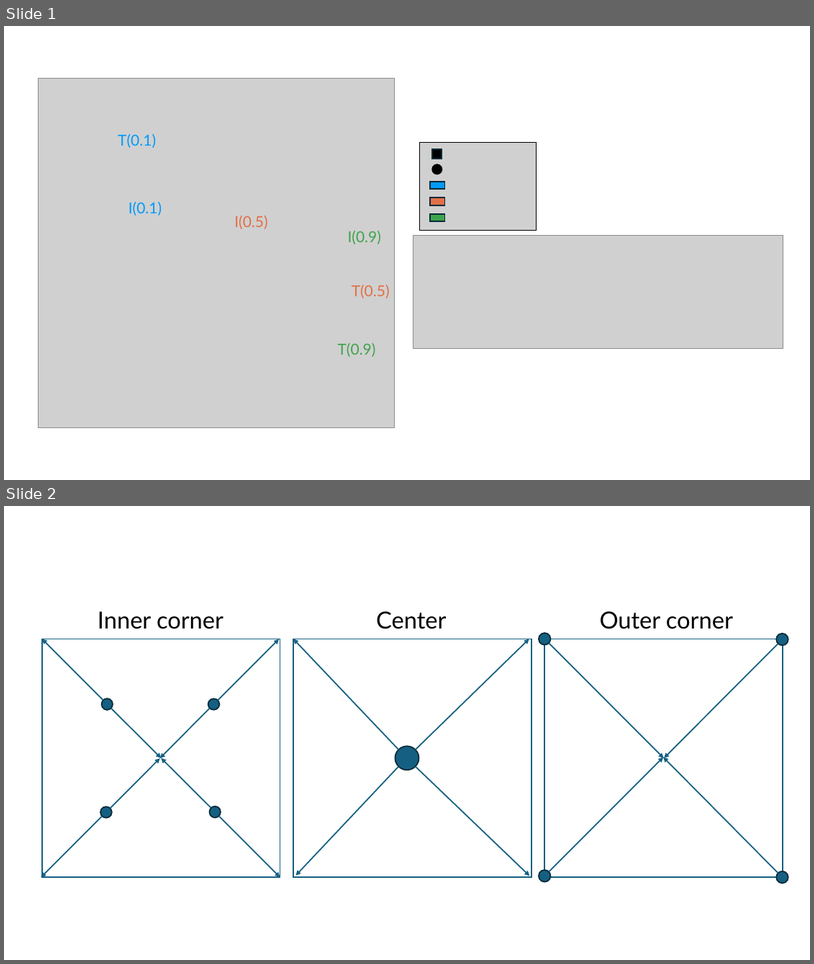
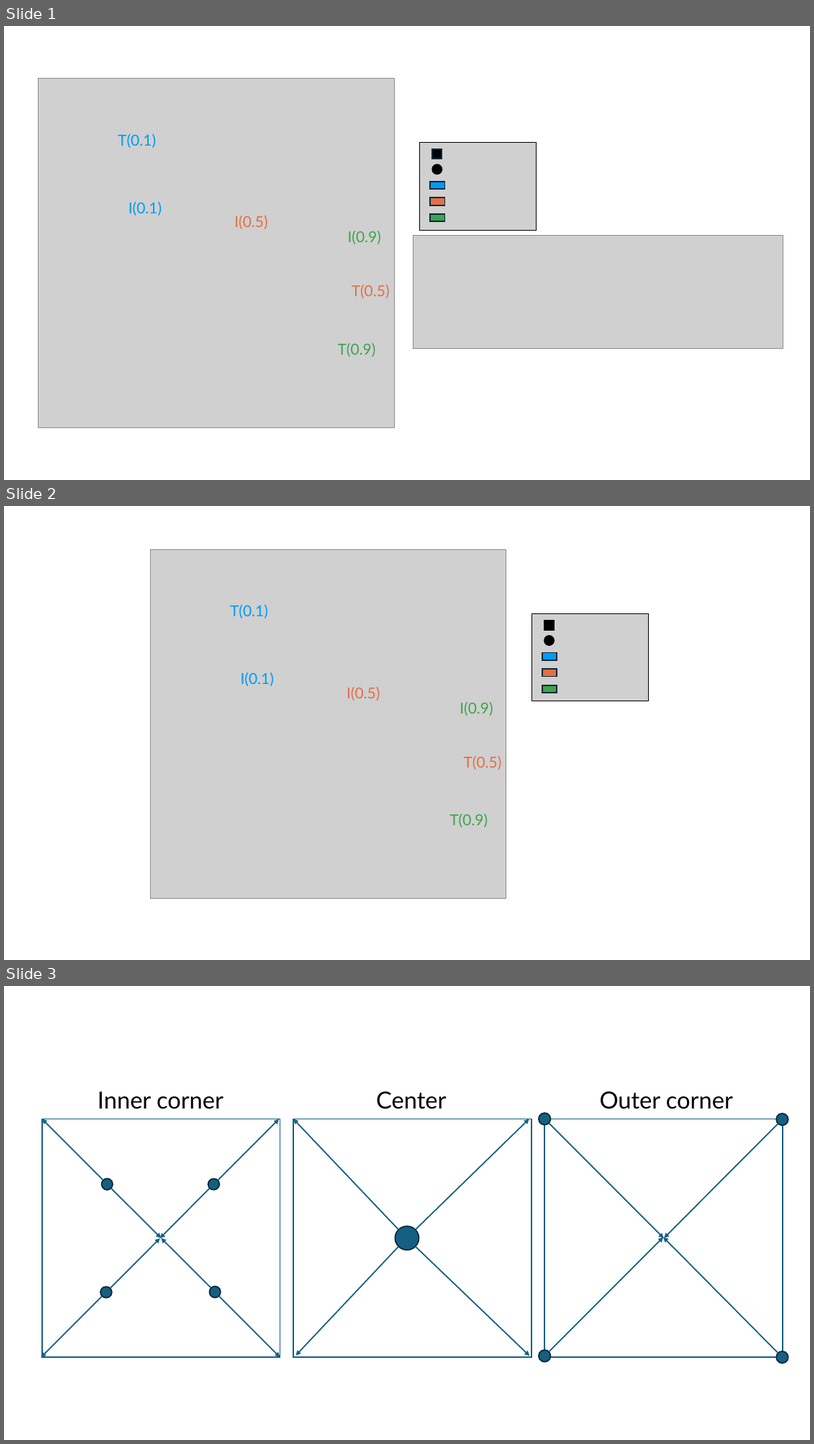
Before and after one commit to ioakimsy/BS-Thesis, a slide deck: documents/Figures editing.pptx. Shown one above the other, each under a label of ours: slides 1 and 2 before the commit, slides 1, 2 and 3 after it. The pictures are 814x964 and 814x1444 pixels, drawn with LibreOffice and Linux fonts; fonts in the diff are those of the drawing; grey boxes stand for pictures. Boxes give left, top, right and bottom in pixels: in the first picture for what was removed or moved away, otherwise in the second. Text is boxed around its words. In the diff, an @@ line names an element or a change of style, - is before the commit and + after.

```diff
--- a/documents/Figures editing.pptx
+++ b/documents/Figures editing.pptx
@@ slide 2 added at box(4, 506, 810, 960), background #FFFFFF @@
@@ group added at box(150, 549, 649, 898): 6 texts, 4 rectangles, 2 pictures, 1 ellipse @@
+T(0.1)
+I(0.1)
+I(0.5)
+T(0.5)
+I(0.9)
+T(0.9)
@@ what was slide 2 is now slide 3 @@
```
Also in this commit, not shown: 1 other slide added, 52 other files.
